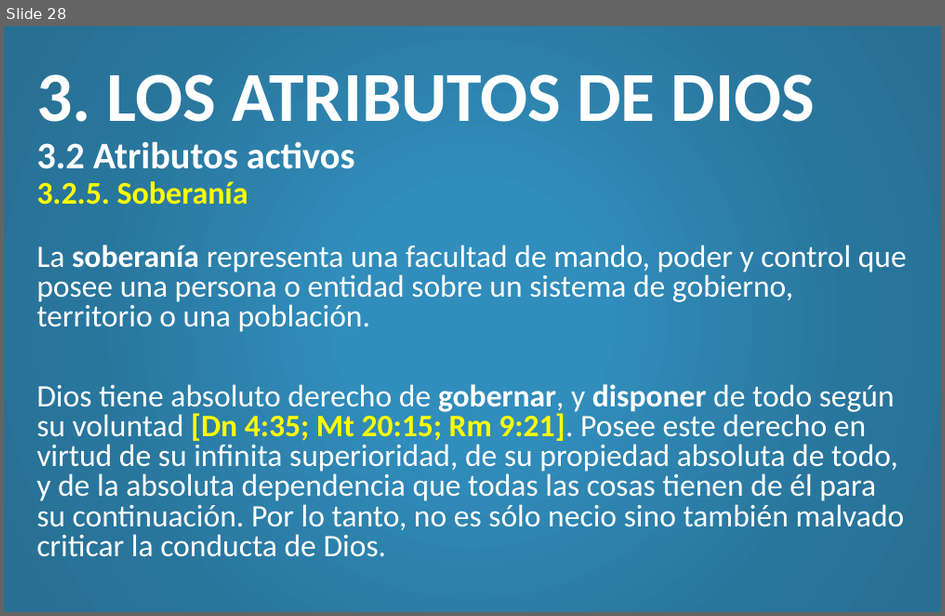
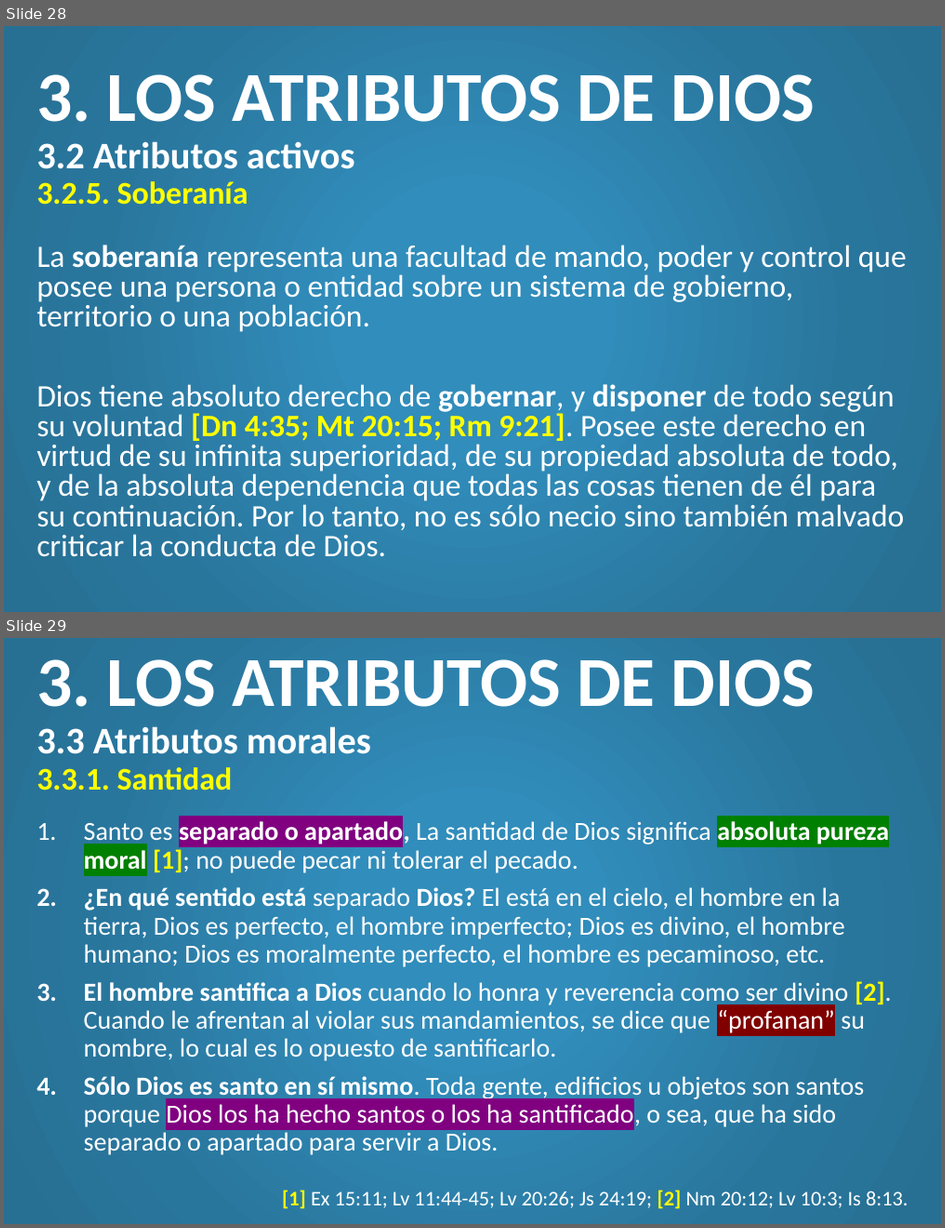
Before and after one commit to CreyTuning/documents, a slide deck: slideshow/Teologia Sistematica y Biblica - Myer Pearlman/Clases/4. Dios.pptx. Shown one above the other, each under a label of ours: slide 28 before the commit, slides 28 and 29 after it. The pictures are 945x616 and 945x1228 pixels, drawn with LibreOffice and Linux fonts; fonts in the diff are those of the drawing. Boxes give left, top, right and bottom in pixels: in the first picture for what was removed or moved away, otherwise in the second. Text is boxed around its words. In the diff, an @@ line names an element or a change of style, - is before the commit and + after.

Commit message:
atributos morales

```diff
--- a/slideshow/Teologia Sistematica y Biblica - Myer Pearlman/Clases/4. Dios.pptx
+++ b/slideshow/Teologia Sistematica y Biblica - Myer Pearlman/Clases/4. Dios.pptx
@@ slide 29 added at (4,638,941,1224), background gradient #318DBB to #29769D to #276F93 @@
@@ title added at (37,659,816,791), 54 pt, text #FFFFFF, bold @@
+3. LOS ATRIBUTOS DE DIOS
+3.3 Atributos morales
+3.3.1. Santidad
@@ text added at (84,818,891,1155), 20 pt, text #FFFFFF @@
+1. Santo es separado o apartado, La santidad de Dios significa absoluta pureza moral [1]; no puede pecar ni tolerar el pecado.
+2. ¿En qué sentido está separado Dios? El está en el cielo, el hombre en la tierra, Dios es perfecto, el hombre imperfecto; Dios es divino, el hombre humano; Dios es moralmente perfecto, el hombre es pecaminoso, etc.
+3. El hombre santifica a Dios cuando lo honra y reverencia como ser divino [2]. Cuando le afrentan al violar sus mandamientos, se dice que “profanan” su nombre, lo cual es lo opuesto de santificarlo.
+4. Sólo Dios es santo en sí mismo. Toda gente, edificios u objetos son santos porque Dios los ha hecho santos o los ha santificado, o sea, que ha sido separado o apartado para servir a Dios.
@@ text added at (282,1189,909,1209), 16 pt, text #FFFFFF @@
+[1] Ex 15:11; Lv 11:44-45; Lv 20:26; Js 24:19; [2] Nm 20:12; Lv 10:3; Is 8:13.
```
Also in this commit, not shown: 3 other slides added, 1 other file.
